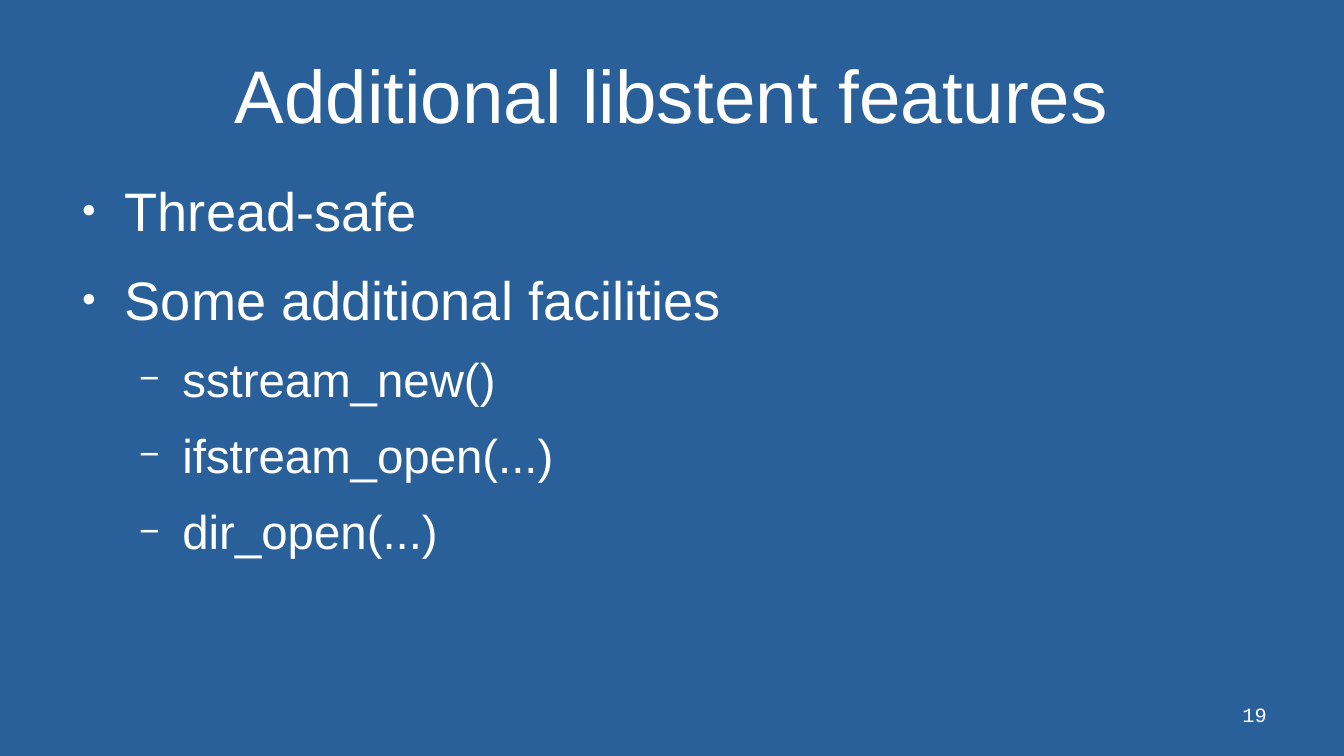
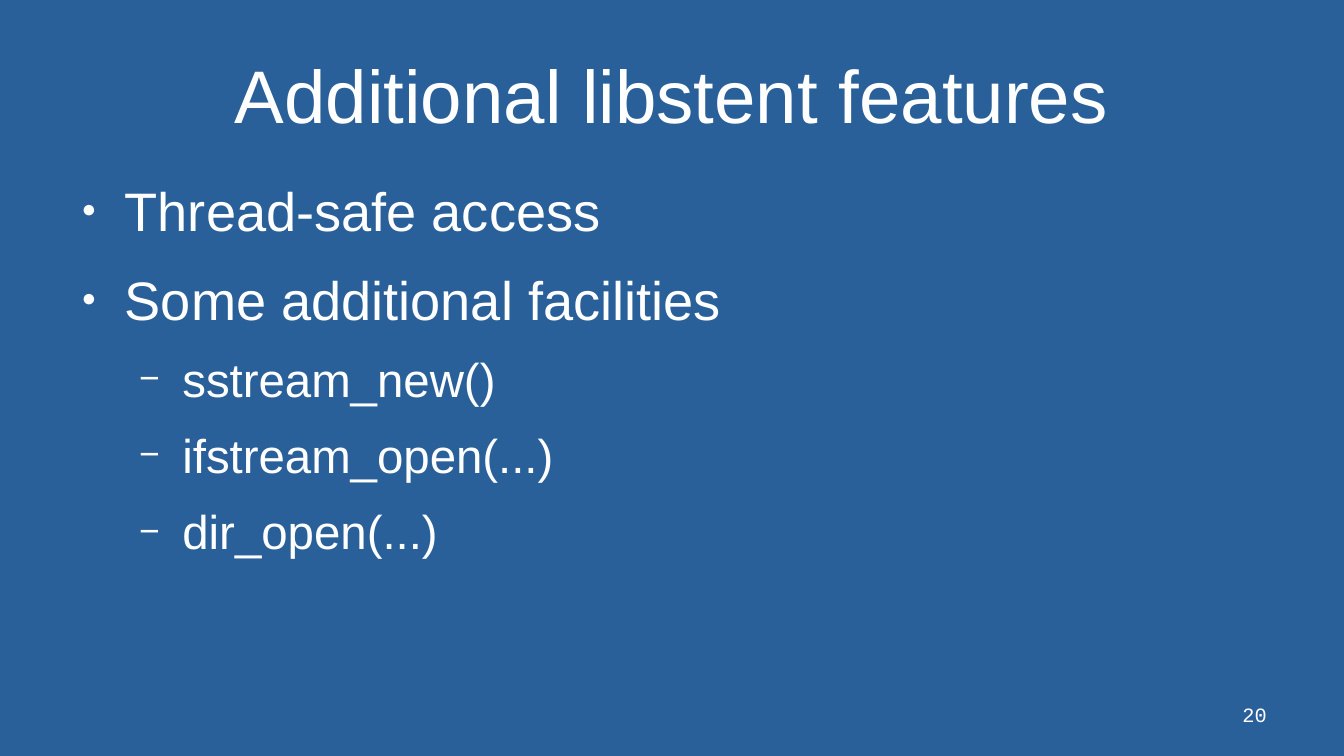
Before and after one commit to osen/stent, a slide deck: slide 20 of doc/libstent-2020.odp (slide 19 before the commit). Drawn at 1344x756 pixels with LibreOffice and Linux fonts; fonts in the diff are those of the drawing; background and template pictures are left out. Boxes give left, top, right and bottom in pixels: in the first picture for what was removed or moved away, otherwise in the second. Text is boxed around its words. In the diff, an @@ line names an element or a change of style, - is before the commit and + after.

```diff
--- a/doc/libstent-2020.odp
+++ b/doc/libstent-2020.odp
@@ text at (125, 191, 601, 232): text changed @@
-● Thread-safe
+● Thread-safe access
@@ page number at (1242, 708, 1266, 722): text changed @@
-19
+20
```
Also in this commit, not shown: 1 other slide changed, 1 slide added, 1 other file.
